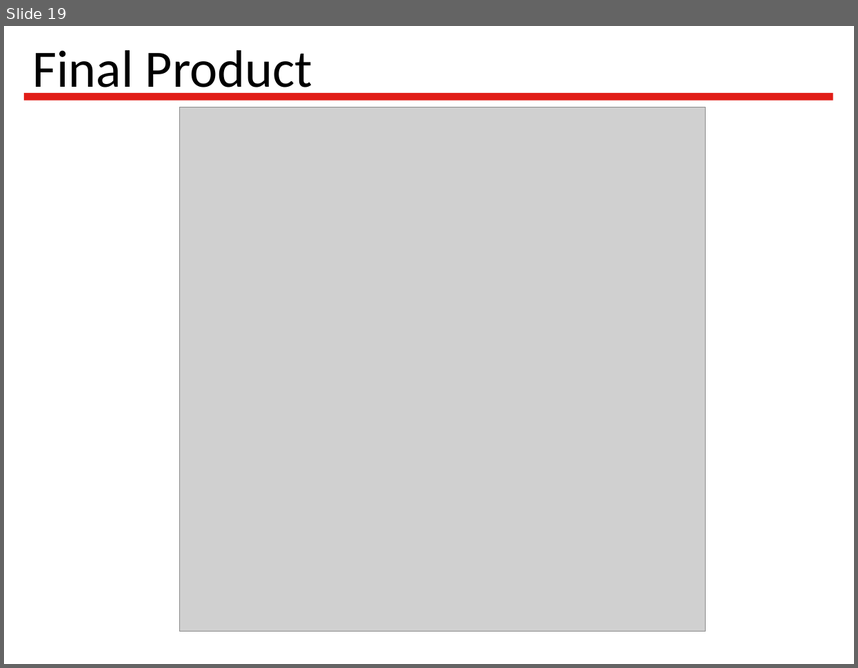
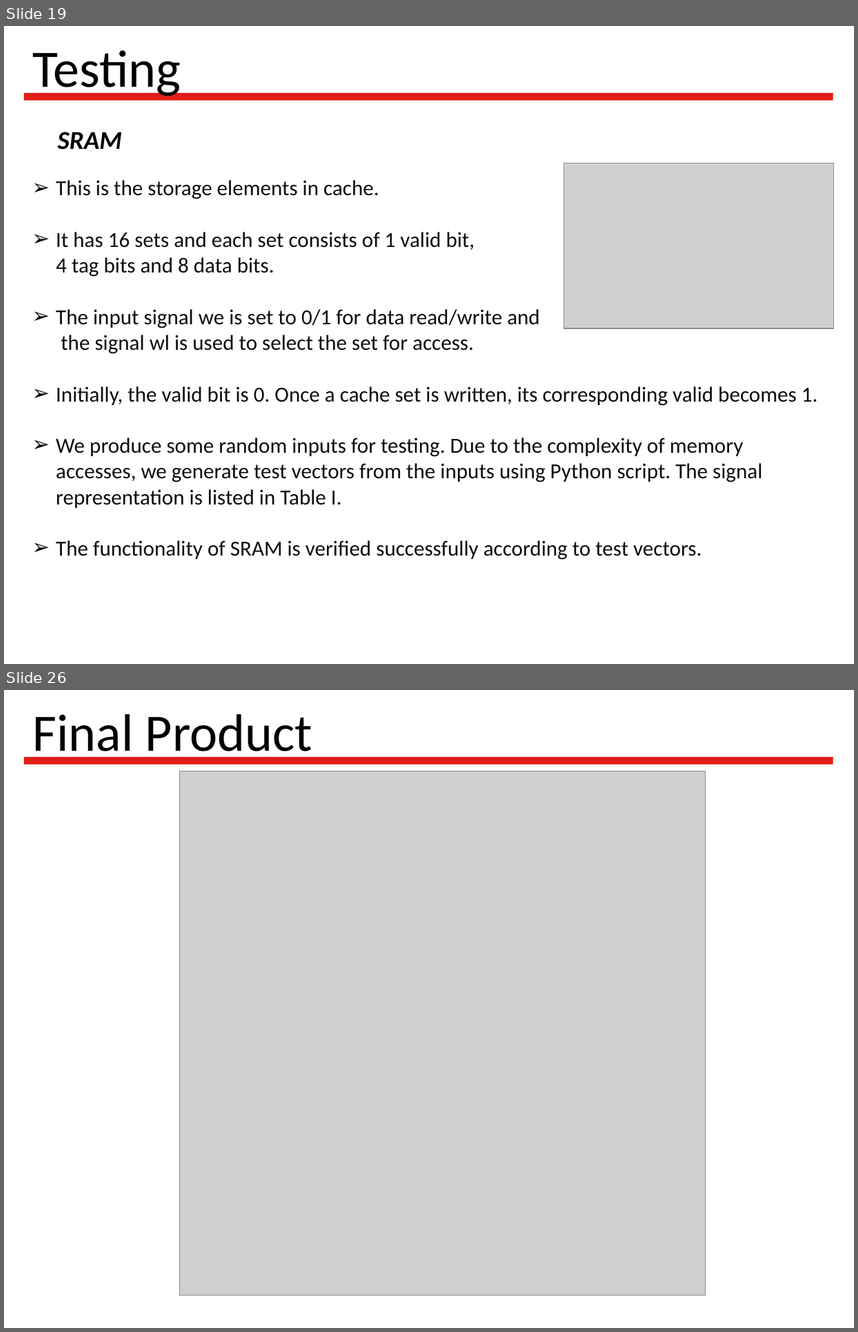
Before and after one commit to Latootoo/ECSE_548, a slide deck: Reports/presentation/Vlsi_project_presentation.ppt. Shown one above the other, each under a label of ours: slide 19 before the commit, slides 19 and 26 after it; the slides between them are not shown. The pictures are 858x668 and 858x1332 pixels, drawn with LibreOffice and Linux fonts; fonts in the diff are those of the drawing; grey boxes stand for pictures; background and template pictures are left out. Boxes give left, top, right and bottom in pixels: in the first picture for what was removed or moved away, otherwise in the second. Text is boxed around its words. In the diff, an @@ line names an element or a change of style, - is before the commit and + after.

```diff
--- a/Reports/presentation/Vlsi_project_presentation.ppt
+++ b/Reports/presentation/Vlsi_project_presentation.ppt
@@ slide 19 added at (4, 26, 854, 664), background #FFFFFF; not listed: 1 template element that a slide beside it also shows @@
@@ title added at (33, 50, 181, 99), 49 pt, text #000000 @@
+Testing
@@ text added at (58, 132, 122, 150), 24 pt, text #000000, bold, italic @@
+SRAM
@@ picture added at (564, 163, 834, 328) @@
@@ text added at (56, 180, 818, 559), 20 pt, text #0D0D0D @@
+➢ This is the storage elements in cache.
+➢ It has 16 sets and each set consists of 1 valid bit,
+4 tag bits and 8 data bits.
+➢ The input signal we is set to 0/1 for data read/write and
+the signal wl is used to select the set for access.
+➢ Initially, the valid bit is 0. Once a cache set is written, its corresponding valid becomes 1.
+➢ We produce some random inputs for testing. Due to the complexity of memory accesses, we generate test vectors from the inputs using Python script. The signal representation is listed in Table I.
+➢ The functionality of SRAM is verified successfully according to test vectors.
@@ what was slide 19 is now slide 26 @@
```
Also in this commit, not shown: 5 slides changed, 7 other slides added, 1 slide removed, 4 other files.
